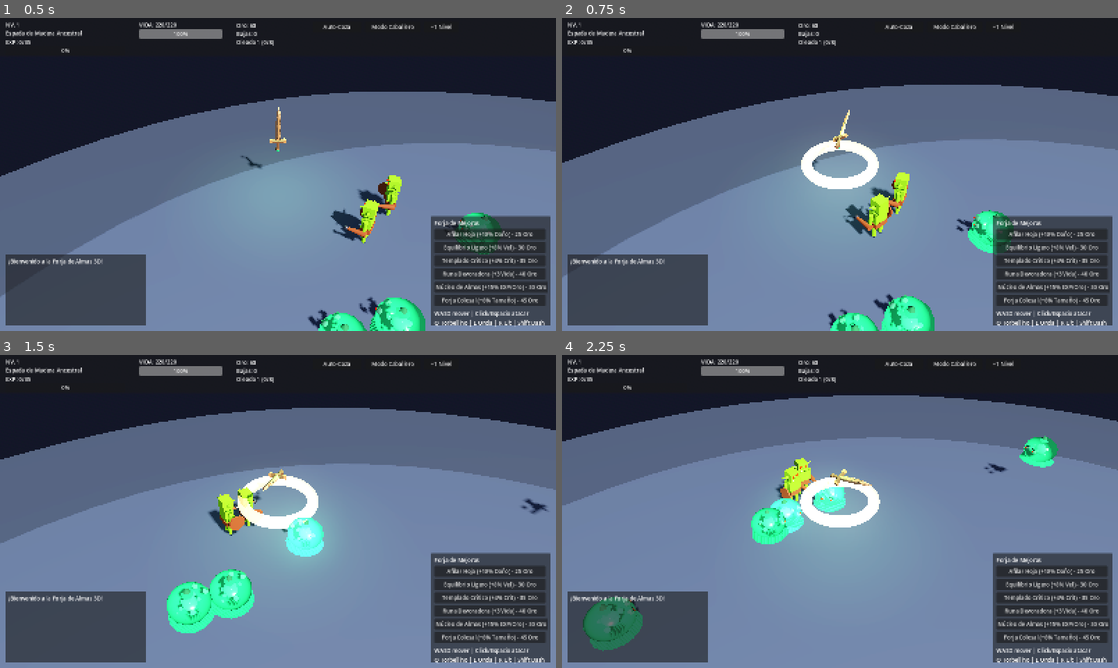
Above: before the commit, frames 1-4 (two rows, left to right).
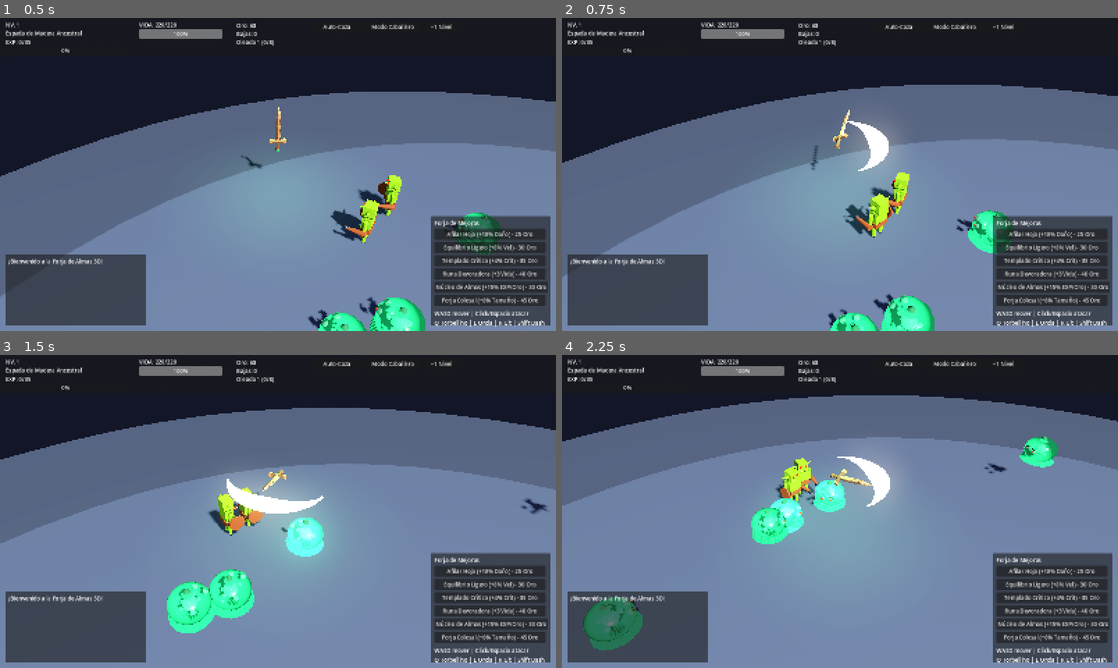
Above: after the commit, the same moments.

Repository: Gxforge/Espada-Anime-Isekai
Game: Godot game, scene res://scenes/Main.tscn
Same seed, same stepped clock (60 frames per second), same inputs: the game is played once before the commit and once after it.
Inputs (mouse positions are in pixels of both pictures, inside the frame that each line leads up to):
- Up to frame 1 (0.5 s): no input
- Up to frame 2 (0.75 s): move the mouse to (962, 158) at 0.52 s; hold D (move_right) from 0.53 s (still down); click (962, 158) at 0.6 s
- Up to frame 3 (1.5 s): move the mouse to (166, 527) at 1.27 s; release D (move_right) at 1.28 s; hold S (move_back) from 1.28 s (still down); click (166, 527) at 1.35 s
- Up to frame 4 (2.25 s): move the mouse to (895, 442) at 2.02 s; release S (move_back) at 2.03 s; hold D (move_right) from 2.03 s (still down); click (895, 442) at 2.1 s

Frame 1 is identical in both runs. In frame 2, 1.5% of the frame differs, in the area x 43-60%, y 32-55%; in frame 3, 1.7%, in the area x 40-59%, y 38-56%; in frame 4, 1.6%.

Commit message:
Fix VFX Godot: slash crescent, shockwaves, ultimate swords caen con modelo real
- Reemplaza slash circular por arco/crescent
- Onda (E) usa crescent projectile
- Ultimate (R) instancia espadas reales del builder, caen y generan impacto
- Añade shockwaves en skills/ataques

Diff:
--- a/godot_project/scripts/CustomGeometry.gd
+++ b/godot_project/scripts/CustomGeometry.gd
@@ -120,3 +120,33 @@
 static func _add_quad(st: SurfaceTool, a: Vector3, b: Vector3, c: Vector3, d: Vector3) -> void:
 	_add_tri(st, a, b, c)
 	_add_tri(st, a, c, d)
+
+static func create_crescent_wave(radius: float, width: float) -> ArrayMesh:
+	var st := SurfaceTool.new()
+	st.begin(Mesh.PRIMITIVE_TRIANGLES)
+	var segments := 18
+	for i in range(segments):
+		var tA := (float(i) / segments - 0.5) * PI * 0.85
+		var tB := (float(i + 1) / segments - 0.5) * PI * 0.85
+		var taperA := cos((float(i) / segments - 0.5) * PI)
+		var taperB := cos((float(i + 1) / segments - 0.5) * PI)
+		var rOuterA: float = radius
+		var rInnerA: float = radius - width * maxf(0.12, taperA)
+		var rOuterB: float = radius
+		var rInnerB: float = radius - width * maxf(0.12, taperB)
+		var xOA: float = sin(tA) * rOuterA; var zOA: float = cos(tA) * rOuterA
+		var xIA: float = sin(tA) * rInnerA; var zIA: float = cos(tA) * rInnerA
+		var xOB: float = sin(tB) * rOuterB; var zOB: float = cos(tB) * rOuterB
+		var xIB: float = sin(tB) * rInnerB; var zIB: float = cos(tB) * rInnerB
+		var OAt := Vector3(xOA, 0.04*taperA, zOA)
+		var IAt := Vector3(xIA, 0.04*taperA, zIA)
+		var OBt := Vector3(xOB, 0.04*taperB, zOB)
+		var IBt := Vector3(xIB, 0.04*taperB, zIB)
+		var OAb := Vector3(xOA, -0.04*taperA, zOA)
+		var IAb := Vector3(xIA, -0.04*taperA, zIA)
+		var OBb := Vector3(xOB, -0.04*taperB, zOB)
+		var IBb := Vector3(xIB, -0.04*taperB, zIB)
+		_add_quad(st, IAt, OAt, OBt, IBt)
+		_add_quad(st, OAb, IAb, IBb, OBb)
+	st.generate_normals()
+	return st.commit()
--- a/godot_project/scripts/Player.gd
+++ b/godot_project/scripts/Player.gd
@@ -147,6 +147,7 @@
 		sword_pivot.rotation.y += 24.0 * delta
 		if whirlwind_tick >= 0.22:
 			whirlwind_tick = 0.0
+			_spawn_shockwave(global_position, current_tier["slash_color"], float(stats["range"]) * 1.2)
 			_deal_aoe_damage(float(stats["range"]) * 1.25, float(stats["damage"]) * 0.75, 4.0)
 
 func _aim_at_mouse() -> void:
@@ -182,14 +183,17 @@
 			cooldowns["whirlwind"] = cd_max["whirlwind"]
 			whirlwind_timer = 1.1
 			whirlwind_tick = 0.0
+			_spawn_shockwave(global_position, current_tier["aura_color"], float(stats["range"]) * 1.4)
 			log_added.emit("¡Torbellino desatado!", "skill")
 		"wave":
 			cooldowns["swordWave"] = cd_max["swordWave"]
 			_spawn_wave_projectile()
+			_spawn_shockwave(global_position + Vector3(sin(rotation.y),0,cos(rotation.y))*1.5, current_tier["slash_color"], 3.0)
 			log_added.emit("¡Onda Cortante lanzada!", "skill")
 		"ultimate":
 			cooldowns["ultimate"] = cd_max["ultimate"]
 			_spawn_ultimate_swords()
+			_spawn_shockwave(global_position, current_tier["aura_color"], 6.0)
 			log_added.emit("¡Lluvia de Espadas Celestiales!", "skill")
 		"dash":
 			cooldowns["dash"] = cd_max["dash"]
@@ -223,21 +227,20 @@
 			enemy.take_damage(dmg, self, false, knockback)
 
 func _spawn_wave_projectile() -> void:
+	var CG = load("res://scripts/CustomGeometry.gd")
 	var scene_root := get_tree().current_scene
 	var proj := Node3D.new()
 	proj.name = "SwordWave"
 	var mesh_inst := MeshInstance3D.new()
-	var ring := TorusMesh.new()
-	ring.inner_radius = 0.8
-	ring.outer_radius = 1.6
-	mesh_inst.mesh = ring
+	mesh_inst.mesh = CG.create_crescent_wave(2.3, 0.85)
 	var mat := StandardMaterial3D.new()
-	mat.albedo_color = current_tier["slash_color"]
+	mat.albedo_color = Color(current_tier["slash_color"], 0.95)
 	mat.emission_enabled = true
 	mat.emission = current_tier["slash_color"]
-	mat.emission_energy_multiplier = 2.0
+	mat.emission_energy_multiplier = 3.0
+	mat.transparency = BaseMaterial3D.TRANSPARENCY_ALPHA
+	mat.cull_mode = BaseMaterial3D.CULL_DISABLED
 	mesh_inst.material_override = mat
-	mesh_inst.rotation.x = PI / 2.0
 	proj.add_child(mesh_inst)
 	proj.global_position = global_position + Vector3(0, 1.3, 0)
 	proj.rotation.y = rotation.y
@@ -247,6 +250,7 @@
 	proj.setup(Vector3(sin(rotation.y), 0, cos(rotation.y)) * 20.0, float(stats["damage"]) * 1.9, self)
 
 func _spawn_ultimate_swords() -> void:
+	var SwordBuilderScript = load("res://scripts/SwordBuilder.gd")
 	var scene_root := get_tree().current_scene
 	for i in range(7):
 		var angle := (float(i) / 7.0) * TAU
@@ -254,22 +258,16 @@
 		var target := global_position + Vector3(sin(angle) * dist, 0, cos(angle) * dist)
 		var node := Node3D.new()
 		node.name = "SkySword_%d" % i
-		var mesh_inst := MeshInstance3D.new()
-		var box := BoxMesh.new()
-		box.size = Vector3(0.3, 3.0, 0.15)
-		mesh_inst.mesh = box
-		var mat := StandardMaterial3D.new()
-		mat.albedo_color = current_tier["blade_color"]
-		mat.emission_enabled = true
-		mat.emission = current_tier["aura_color"]
-		mat.emission_energy_multiplier = 2.5
-		mesh_inst.material_override = mat
-		node.add_child(mesh_inst)
+		var sword_visual: Node3D = SwordBuilderScript.build_sword(str(current_tier["id"]), sword_level)
+		sword_visual.scale = Vector3.ONE * 1.6
+		# Point blade downward
+		sword_visual.rotation.z = PI
+		node.add_child(sword_visual)
 		node.global_position = target + Vector3(0, 18.0 + i * 2.2, 0)
 		scene_root.add_child(node)
 		var script := preload("res://scripts/SkySword.gd")
 		node.set_script(script)
-		node.setup(target, float(stats["damage"]) * 2.5, self)
+		node.setup(target, float(stats["damage"]) * 2.5, self, float(i) * 0.08)
 
 func take_player_damage(amount: int) -> void:
 	if dash_timer > 0.0:
@@ -434,21 +432,42 @@
 			if mat.albedo_color.a <= 0.01:
 				slash_ring.visible = false
 
+func _spawn_shockwave(pos: Vector3, color: Color, max_radius: float = 4.0) -> void:
+	var ring := MeshInstance3D.new()
+	var torus := TorusMesh.new()
+	torus.inner_radius = 0.3
+	torus.outer_radius = 0.6
+	ring.mesh = torus
+	var mat := StandardMaterial3D.new()
+	mat.albedo_color = Color(color, 0.85)
+	mat.emission_enabled = true
+	mat.emission = color
+	mat.emission_energy_multiplier = 2.5
+	mat.transparency = BaseMaterial3D.TRANSPARENCY_ALPHA
+	mat.cull_mode = BaseMaterial3D.CULL_DISABLED
+	ring.material_override = mat
+	ring.global_position = Vector3(pos.x, 0.08, pos.z)
+	get_tree().current_scene.add_child(ring)
+	var tw := get_tree().current_scene.create_tween()
+	tw.tween_property(ring, "scale", Vector3(max_radius, 1.0, max_radius), 0.3)
+	tw.parallel().tween_property(mat, "albedo_color:a", 0.0, 0.3)
+	tw.tween_callback(ring.queue_free)
+
 func _show_slash() -> void:
+	var CG = load("res://scripts/CustomGeometry.gd")
 	var mat := StandardMaterial3D.new()
 	mat.albedo_color = Color(current_tier["slash_color"], 0.9)
 	mat.emission_enabled = true
 	mat.emission = current_tier["slash_color"]
-	mat.emission_energy_multiplier = 2.0
+	mat.emission_energy_multiplier = 3.0
 	mat.transparency = BaseMaterial3D.TRANSPARENCY_ALPHA
 	mat.cull_mode = BaseMaterial3D.CULL_DISABLED
 	slash_ring.material_override = mat
-	var torus := TorusMesh.new()
-	torus.inner_radius = float(stats["range"]) * 0.5
-	torus.outer_radius = float(stats["range"]) * 0.7
-	slash_ring.mesh = torus
+	var crescent = CG.create_crescent_wave(float(stats["range"]) * 0.85, 1.1)
+	slash_ring.mesh = crescent
 	slash_ring.visible = true
-	slash_ring.rotation.y = 0
+	slash_ring.rotation = Vector3(0, 0, 0)
+	slash_ring.position.y = 1.25
 
 func _find_nearest_enemy() -> Node3D:
 	var nearest: Node3D = null
--- a/godot_project/scripts/SkySword.gd
+++ b/godot_project/scripts/SkySword.gd
@@ -5,33 +5,61 @@
 var attacker: Node3D
 var fall_progress: float = 0.0
 var exploded: bool = false
-var linger: float = 1.1
+var linger: float = 1.2
 var start_y: float = 18.0
 
-func setup(target: Vector3, dmg: float, atk: Node3D) -> void:
+func setup(target: Vector3, dmg: float, atk: Node3D, delay: float = 0.0) -> void:
 	target_pos = target
 	damage = dmg
 	attacker = atk
 	start_y = global_position.y
+	fall_progress = -delay
 
 func _physics_process(delta: float) -> void:
 	if not exploded:
 		fall_progress += delta * 3.4
 		if fall_progress >= 0.0:
 			var t: float = clamp(fall_progress, 0.0, 1.0)
-			global_position.y = lerp(start_y, 2.2, t)
+			global_position.y = lerp(start_y, 0.5, t)
 			if fall_progress >= 1.0:
 				exploded = true
 				_explode()
 	else:
 		linger -= delta
+		# fade out
+		for c in get_children():
+			if c is Node3D:
+				c.scale = c.scale.lerp(Vector3.ONE * 0.01, delta * 2.0)
 		if linger <= 0.0:
 			queue_free()
 
 func _explode() -> void:
+	_spawn_impact_ring()
 	for e in get_tree().get_nodes_in_group("enemies"):
 		if not is_instance_valid(e):
 			continue
 		if e.global_position.distance_to(target_pos) <= 5.2:
 			if e.has_method("take_damage"):
 				e.take_damage(damage, attacker, true, 7.5)
+
+func _spawn_impact_ring() -> void:
+	var ring := MeshInstance3D.new()
+	var torus := TorusMesh.new()
+	torus.inner_radius = 0.5
+	torus.outer_radius = 0.9
+	ring.mesh = torus
+	var mat := StandardMaterial3D.new()
+	var col: Color = attacker.current_tier.get("aura_color", Color.CYAN) if is_instance_valid(attacker) and "current_tier" in attacker else Color.CYAN
+	mat.albedo_color = Color(col, 0.8)
+	mat.emission_enabled = true
+	mat.emission = col
+	mat.emission_energy_multiplier = 3.0
+	mat.transparency = BaseMaterial3D.TRANSPARENCY_ALPHA
+	mat.cull_mode = BaseMaterial3D.CULL_DISABLED
+	ring.material_override = mat
+	ring.position = Vector3(target_pos.x, 0.15, target_pos.z)
+	get_tree().current_scene.add_child(ring)
+	var tw := get_tree().current_scene.create_tween()
+	tw.tween_property(ring, "scale", Vector3(5.2, 1.0, 5.2), 0.35)
+	tw.parallel().tween_property(mat, "albedo_color:a", 0.0, 0.35)
+	tw.tween_callback(ring.queue_free)
